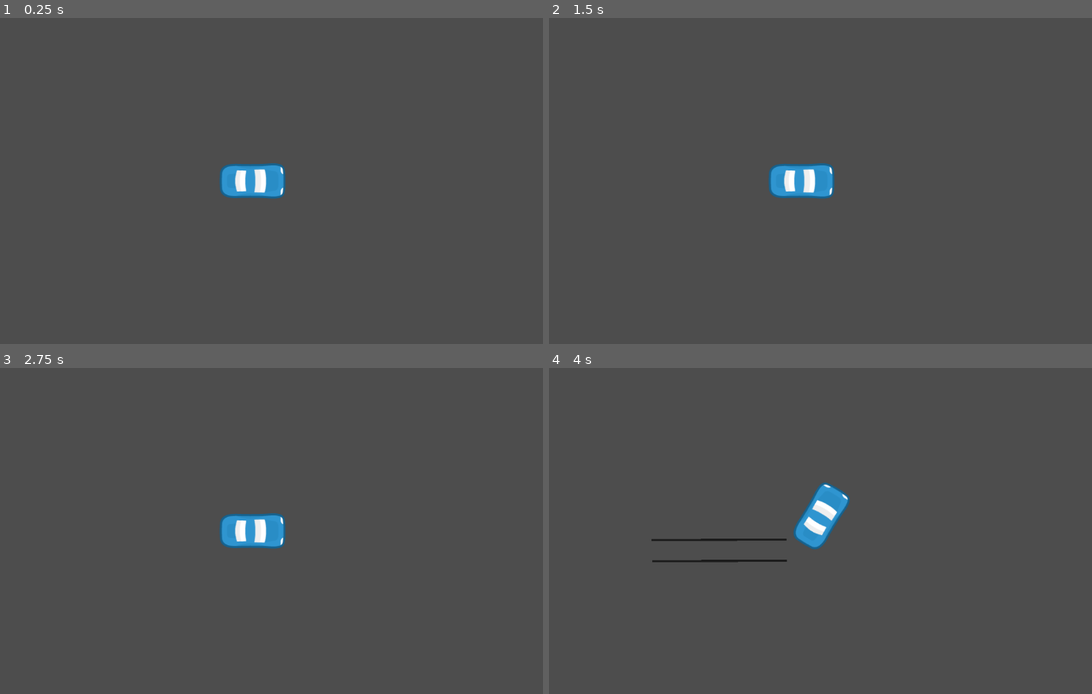
Above: before the commit, frames 1-4 (two rows, left to right).
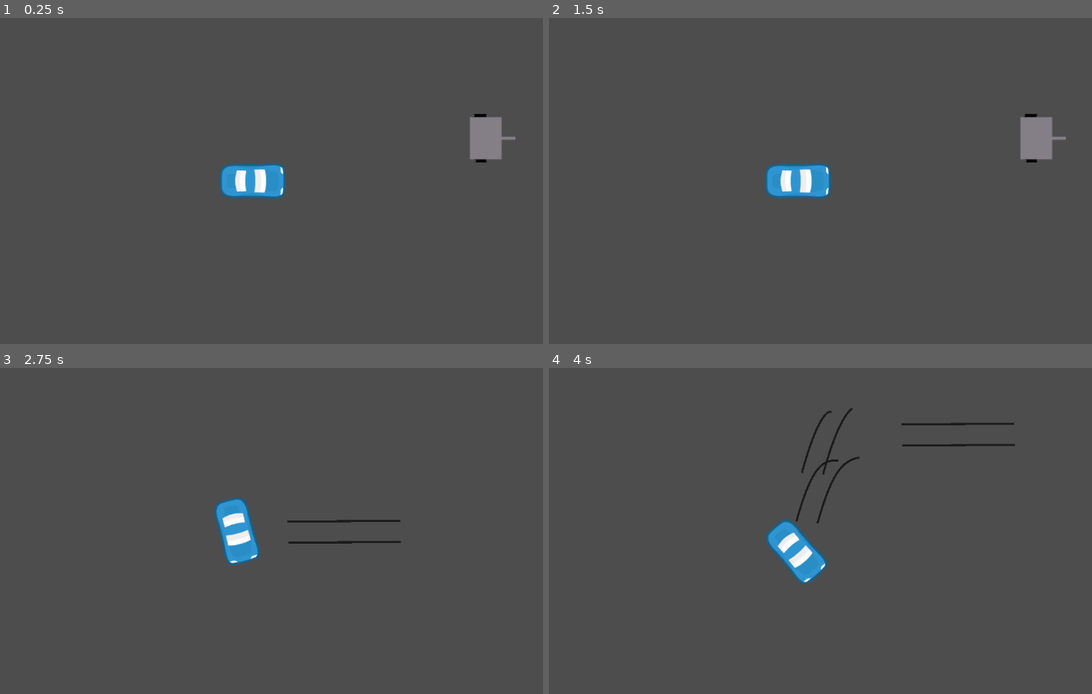
Above: after the commit, the same moments.

Repository: martinboue/ludum-dare-53
Game: Godot game, scene res://main.tscn
Two runs of this game, one before a commit and one after it. Both use one fixed random seed, a clock stepped at 60 frames per second and the inputs below.
Inputs:
- Up to frame 1 (0.25 s): no input
- Up to frame 2 (1.5 s): tap Enter at 0.5 s; hold Right (steer_right) 0.53-1.28 s; tap Space at 1.25 s; hold Down (brake) from 1.28 s (still down)
- Up to frame 3 (2.75 s): release Down (brake) at 2.03 s; hold Right (steer_right) from 2.03 s (still down)
- Up to frame 4 (4 s): release Right (steer_right) at 2.78 s; hold Up (accelerate) 2.78-3.53 s; hold Left (steer_left) from 3.53 s (still down)

The runs differ from the first frame. In frame 1, 0.8% of the frame differs, in the area x 86-95%, y 29-45%; in frame 2, 1.3%; in frame 3, 1.9%; in frame 4, 3.1%, in the area x 18-86%, y 12-67%.

Commit message:
Refacto cars

Diff:
--- a/main.tscn
+++ b/main.tscn
@@ -1,12 +1,16 @@
-[gd_scene load_steps=2 format=3 uid="uid://c54qgrbj1u2ky"]
+[gd_scene load_steps=3 format=3 uid="uid://c54qgrbj1u2ky"]
 
-[ext_resource type="PackedScene" uid="uid://d00jqnf2g7e2h" path="res://src/actors/car.tscn" id="1_5s0gf"]
+[ext_resource type="PackedScene" uid="uid://wr5v2amc3ljx" path="res://src/actors/trailer/trailer.tscn" id="2_bpfrt"]
+[ext_resource type="PackedScene" uid="uid://b3oilgucxs8uq" path="res://src/actors/car/car.tscn" id="2_fkhnd"]
 
 [node name="Main" type="Node2D"]
 
-[node name="car" parent="." instance=ExtResource("1_5s0gf")]
-position = Vector2(449, 416)
+[node name="Car" parent="." instance=ExtResource("2_fkhnd")]
+position = Vector2(192, 324)
 
-[node name="Camera2D" type="Camera2D" parent="car"]
+[node name="Camera2D" type="Camera2D" parent="Car"]
 process_callback = 0
 position_smoothing_enabled = true
+
+[node name="Trailer" parent="." instance=ExtResource("2_bpfrt")]
+position = Vector2(665, 239)
--- a/src/actors/car.gd
+++ /dev/null
@@ -1,47 +0,0 @@
-extends CharacterBody2D
-
-# Distant between 2 wheels in pixels
-var wheel_base = 35
-# Maximum steering angle of front wheel in degrees
-var max_steering_angle = 15
-var engine_power = 800
-var friction = -0.9
-var drag = -0.001
-var acceleration = Vector2.ZERO
-var steer_direction
-
-@onready var drifter := $Sprite2D/Drifter
-
-func _physics_process(delta):
-	acceleration = Vector2.ZERO
-	get_input()
-	apply_friction()
-	calculate_steering(delta)
-	velocity += acceleration * delta
-	move_and_slide()
-
-func get_input():
-	var turn := Input.get_axis("steer_left", "steer_right")
-	steer_direction = turn * deg_to_rad(max_steering_angle)
-
-	if Input.is_action_pressed("accelerate"):
-		drifter.drift()
-		acceleration = transform.x * engine_power
-	else:
-		drifter.stop_drit()
-
-func apply_friction():
-	if velocity.length() < 5:
-		velocity = Vector2.ZERO
-	var friction_force = velocity * friction
-	var drag_force = velocity * velocity.length() * drag
-	acceleration += drag_force + friction_force
-
-func calculate_steering(delta):
-	var rear_wheel = position - transform.x * wheel_base / 2.0
-	var front_wheel = position + transform.x * wheel_base / 2.0
-	rear_wheel += velocity * delta
-	front_wheel += velocity.rotated(steer_direction) * delta
-	var new_heading = (front_wheel - rear_wheel).normalized()
-	velocity = new_heading * velocity.length()
-	rotation = new_heading.angle()
--- a/src/actors/car.tscn
+++ b/src/actors/car.tscn
@@ -1,14 +1,63 @@
-[gd_scene load_steps=5 format=3 uid="uid://d00jqnf2g7e2h"]
+[gd_scene load_steps=5 format=3]
 
-[ext_resource type="Script" path="res://src/actors/car.gd" id="1_tdlcy"]
-[ext_resource type="Texture2D" uid="uid://5s16qsmsypi6" path="res://src/actors/car.png" id="2_lrac0"]
-[ext_resource type="PackedScene" uid="uid://n2cgjcsoswvl" path="res://src/actors/drifter.tscn" id="3_vvm8i"]
+[ext_resource type="Texture2D" uid="uid://5s16qsmsypi6" path="res://src/actors/car/car.png" id="2_lrac0"]
+[ext_resource type="PackedScene" uid="uid://n2cgjcsoswvl" path="res://src/actors/car/drifter.tscn" id="3_vvm8i"]
+
+[sub_resource type="GDScript" id="GDScript_fhcej"]
+script/source = "extends CharacterBody2D
+
+# Distant between 2 wheels in pixels
+var wheel_base = 35
+# Maximum steering angle of front wheel in degrees
+var max_steering_angle = 15
+var engine_power = 800
+var friction = -0.9
+var drag = -0.001
+var acceleration = Vector2.ZERO
+var steer_direction
+
+@onready var drifter := $Sprite2D/Drifter
+
+func _physics_process(delta):
+	acceleration = Vector2.ZERO
+	get_input()
+	apply_friction()
+	calculate_steering(delta)
+	velocity += acceleration * delta
+	move_and_slide()
+
+func get_input():
+	var turn := Input.get_axis(\"steer_left\", \"steer_right\")
+	steer_direction = turn * deg_to_rad(max_steering_angle)
+
+	if Input.is_action_pressed(\"accelerate\"):
+		drifter.drift()
+		acceleration = transform.x * engine_power
+	else:
+		drifter.stop_drit()
+
+func apply_friction():
+	if velocity.length() < 5:
+		velocity = Vector2.ZERO
+	var friction_force = velocity * friction
+	var drag_force = velocity * velocity.length() * drag
+	acceleration += drag_force + friction_force
+
+func calculate_steering(delta):
+	var rear_wheel = position - transform.x * wheel_base / 2.0
+	var front_wheel = position + transform.x * wheel_base / 2.0
+	rear_wheel += velocity * delta
+	front_wheel += velocity.rotated(steer_direction) * delta
+	var new_heading = (front_wheel - rear_wheel).normalized()
+	velocity = new_heading * velocity.length()
+	rotation = new_heading.angle()
+"
 
 [sub_resource type="RectangleShape2D" id="RectangleShape2D_i7363"]
 size = Vector2(70, 131)
 
 [node name="car" type="CharacterBody2D"]
-script = ExtResource("1_tdlcy")
+script = SubResource("GDScript_fhcej")
 
 [node name="Sprite2D" type="Sprite2D" parent="."]
 rotation = 1.5708
--- a/src/actors/rigid_car/rigid_car.gd
+++ b/src/actors/car/car.gd
@@ -1,10 +1,12 @@
-# Rigid car
+# Car
 extends RigidBody2D
 
 # Steering wheel = roue directrice
 @onready var steering_wheel := $SteeringWheel
 # DriveWheel = roue motrice
 @onready var drive_wheel := $DriveWheel
+
+@onready var drifter = $Drifter
 
 # Sources :
 # https://kidscancode.org/godot_recipes/3.x/kyn/rigidbody2d/
@@ -24,6 +26,10 @@
 	var acceleration := Input.get_axis("brake", "accelerate")
 	apply_impulse(transform.x * engine_power * acceleration,
 		drive_wheel.position.rotated(rotation))
+	if acceleration != 0:
+		drifter.drift()
+	else:
+		drifter.stop_drit()
 
 	# Steering
 	var turn := Input.get_axis("steer_left", "steer_right")
--- /dev/null
+++ b/src/actors/car/car.tscn
@@ -0,0 +1,33 @@
+[gd_scene load_steps=5 format=3 uid="uid://b3oilgucxs8uq"]
+
+[ext_resource type="Script" path="res://src/actors/car/car.gd" id="1_l67g7"]
+[ext_resource type="Texture2D" uid="uid://5s16qsmsypi6" path="res://src/actors/car/car.png" id="2_dlaoy"]
+[ext_resource type="PackedScene" uid="uid://dfntrurleh6e" path="res://src/actors/car/drift/drifter.tscn" id="3_u5js2"]
+
+[sub_resource type="CapsuleShape2D" id="CapsuleShape2D_frxwr"]
+radius = 35.0
+height = 130.0
+
+[node name="Car" type="RigidBody2D"]
+mass = 10.0
+inertia = 100.0
+linear_damp = 1.0
+angular_damp = 5.0
+script = ExtResource("1_l67g7")
+
+[node name="DriveWheel" type="Marker2D" parent="."]
+position = Vector2(-50, 0)
+
+[node name="SteeringWheel" type="Marker2D" parent="."]
+position = Vector2(51, 0)
+
+[node name="Sprite2D" type="Sprite2D" parent="."]
+rotation = 1.5708
+texture = ExtResource("2_dlaoy")
+
+[node name="CollisionShape2D" type="CollisionShape2D" parent="."]
+rotation = 1.5708
+shape = SubResource("CapsuleShape2D_frxwr")
+
+[node name="Drifter" parent="." instance=ExtResource("3_u5js2")]
+rotation = 1.5708
--- a/src/actors/drift_mark.tscn
+++ b/src/actors/car/drift/drift_mark.tscn
@@ -1,6 +1,6 @@
-[gd_scene load_steps=2 format=3 uid="uid://do4dsj8afe508"]
+[gd_scene load_steps=2 format=3]
 
-[ext_resource type="Script" path="res://src/actors/drift_mark.gd" id="1_ihldl"]
+[ext_resource type="Script" path="res://src/actors/car/drift/drift_mark.gd" id="1_ihldl"]
 
 [node name="DriftMarker" type="Marker2D"]
 script = ExtResource("1_ihldl")
--- a/src/actors/drifter.gd
+++ b/src/actors/car/drift/drifter.gd
@@ -1,8 +1,6 @@
 extends Node2D
 
-var drift_marker_scene = preload("res://src/actors/drift_mark.tscn")
-
-@onready var timer = $Timer
+var drift_marker_scene = preload("res://src/actors/car/drift/drift_mark.tscn")
 
 func drift():
 	var current_drift_marks = get_tree().get_nodes_in_group("drift_marks")
--- a/src/actors/drifter.tscn
+++ b/src/actors/car/drift/drifter.tscn
@@ -1,9 +1,9 @@
-[gd_scene load_steps=2 format=3 uid="uid://n2cgjcsoswvl"]
+[gd_scene load_steps=2 format=3 uid="uid://dfntrurleh6e"]
 
-[ext_resource type="Script" path="res://src/actors/drifter.gd" id="1_jed2a"]
+[ext_resource type="Script" path="res://src/actors/car/drift/drifter.gd" id="1_varmn"]
 
 [node name="Drifter" type="Node2D"]
-script = ExtResource("1_jed2a")
+script = ExtResource("1_varmn")
 
 [node name="FrontRight" type="Marker2D" parent="." groups=["wheel_markers"]]
 position = Vector2(-20, -50)
--- a/src/actors/rigid_car/rigid_car.tscn
+++ /dev/null
@@ -1,29 +0,0 @@
-[gd_scene load_steps=4 format=3 uid="uid://lk614j4ahath"]
-
-[ext_resource type="Script" path="res://src/actors/rigid_car/rigid_car.gd" id="1_2uxeb"]
-[ext_resource type="Texture2D" uid="uid://5s16qsmsypi6" path="res://src/actors/car.png" id="1_245ho"]
-
-[sub_resource type="CapsuleShape2D" id="CapsuleShape2D_frxwr"]
-radius = 35.0
-height = 130.0
-
-[node name="RigidCar" type="RigidBody2D"]
-mass = 10.0
-inertia = 100.0
-linear_damp = 1.0
-angular_damp = 5.0
-script = ExtResource("1_2uxeb")
-
-[node name="DriveWheel" type="Marker2D" parent="."]
-position = Vector2(-50, 0)
-
-[node name="SteeringWheel" type="Marker2D" parent="."]
-position = Vector2(51, 0)
-
-[node name="Sprite2D" type="Sprite2D" parent="."]
-rotation = 1.5708
-texture = ExtResource("1_245ho")
-
-[node name="CollisionShape2D" type="CollisionShape2D" parent="."]
-rotation = 1.5708
-shape = SubResource("CapsuleShape2D_frxwr")
--- /dev/null
+++ b/src/actors/trailer/trailer.gd
@@ -0,0 +1,6 @@
+extends RigidBody2D
+
+
+func _ready() -> void:
+	if owner is RigidBody2D:
+		$PinJoint2D.node_a = owner.get_path()
--- a/src/actors/trailer/trailer.tscn
+++ b/src/actors/trailer/trailer.tscn
@@ -1,5 +1,6 @@
-[gd_scene load_steps=3 format=3 uid="uid://wr5v2amc3ljx"]
+[gd_scene load_steps=4 format=3 uid="uid://wr5v2amc3ljx"]
 
+[ext_resource type="Script" path="res://src/actors/trailer/trailer.gd" id="1_gna1w"]
 [ext_resource type="Texture2D" uid="uid://bypc7bif3liy5" path="res://src/actors/trailer/trailer.png" id="2_qn46r"]
 
 [sub_resource type="RectangleShape2D" id="RectangleShape2D_hg81q"]
@@ -8,8 +9,7 @@
 [node name="Trailer" type="RigidBody2D"]
 position = Vector2(22, 0)
 rotation = 1.5708
-mass = 0.1
-inertia = 10.0
+script = ExtResource("1_gna1w")
 
 [node name="PinJoint2D" type="PinJoint2D" parent="."]
 position = Vector2(-9.53674e-07, -46)
Renamed: src/actors/car.png -> src/actors/car/car.png
Not shown, changed: src/actors/car/car.png.import
Renamed: src/actors/drift_mark.gd -> src/actors/car/drift/drift_mark.gd
